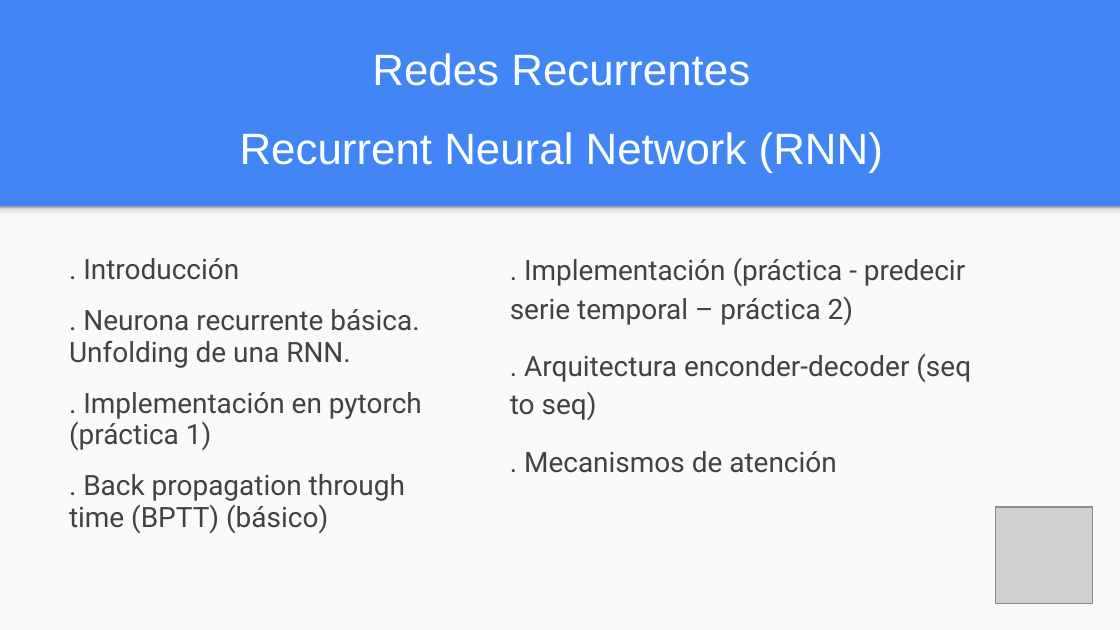
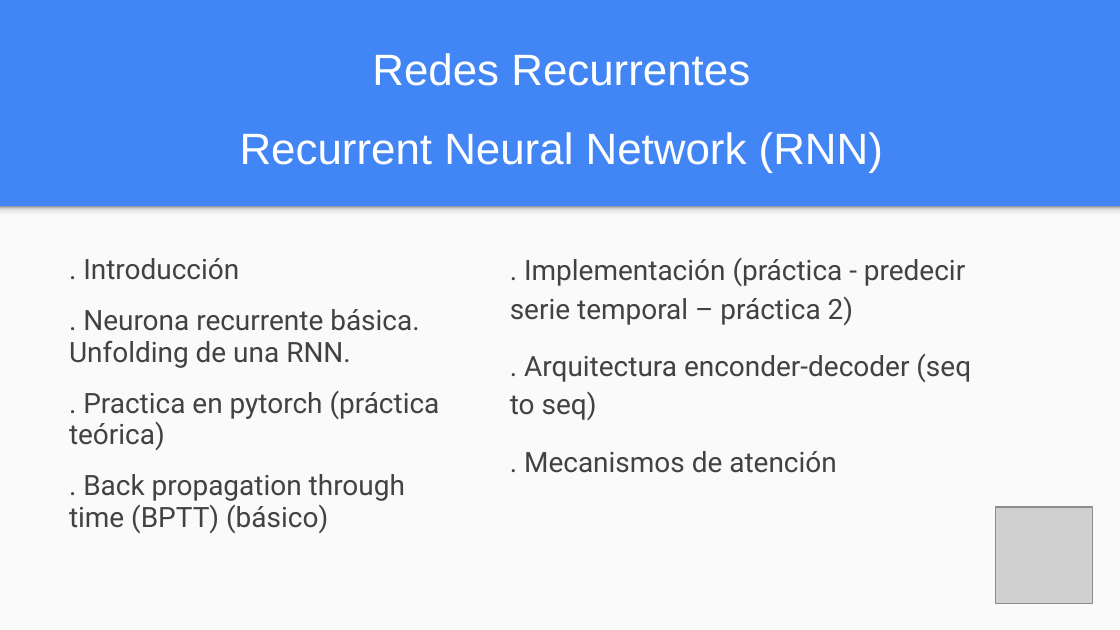
Before and after one commit to FIUBA-Posgrado-Inteligencia-Artificial/aprendizaje_profundo, a slide deck: slide 2 of clase_6/teoria/Clase_6.pptx. Drawn at 1120x630 pixels with LibreOffice and Linux fonts; fonts in the diff are those of the drawing; grey boxes stand for pictures. Boxes give left, top, right and bottom in pixels: in the first picture for what was removed or moved away, otherwise in the second. Text is boxed around its words. In the diff, an @@ line names an element or a change of style, - is before the commit and + after.

```diff
--- a/clase_6/teoria/Clase_6.pptx
+++ b/clase_6/teoria/Clase_6.pptx
@@ text at [69, 391, 440, 450]: text changed @@
-. Implementación en pytorch (práctica 1)
+. Practica en pytorch (práctica teórica)
```
Also in this commit, not shown: 3 other slides changed, 6 slides added, 6 other files.
